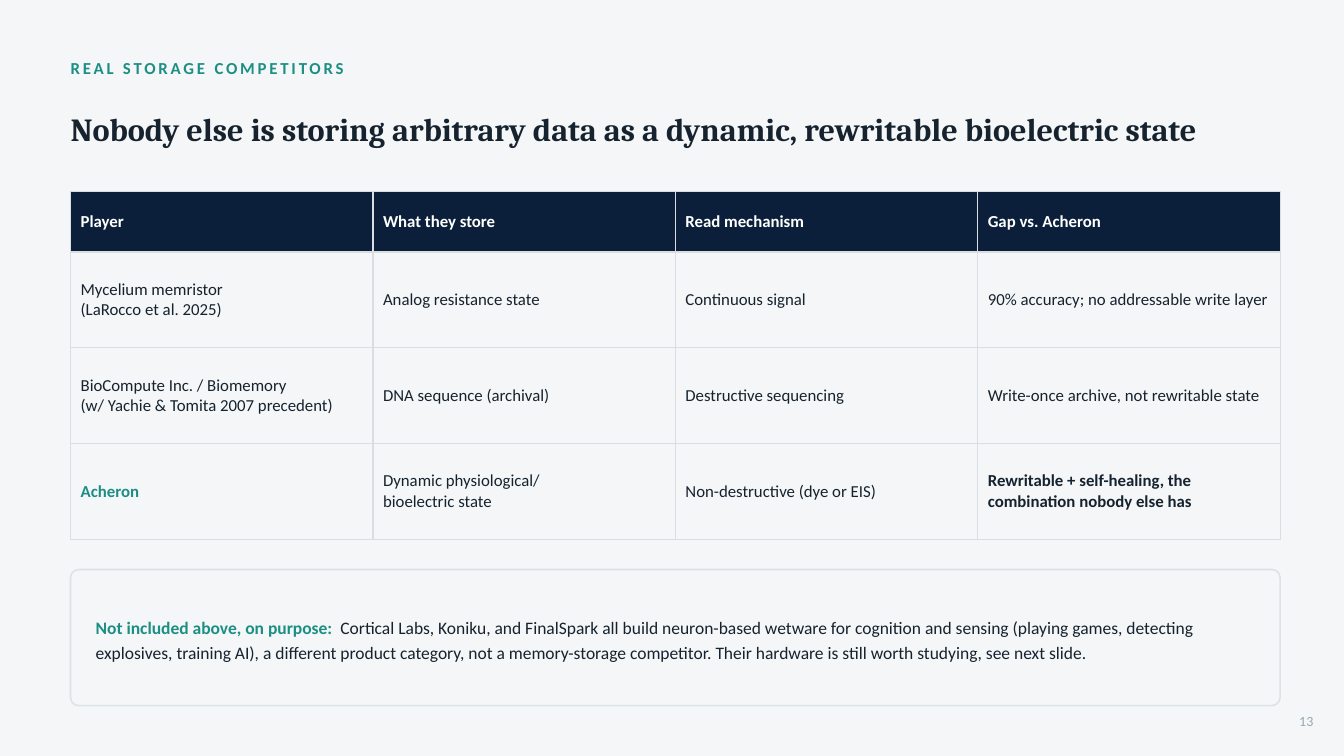
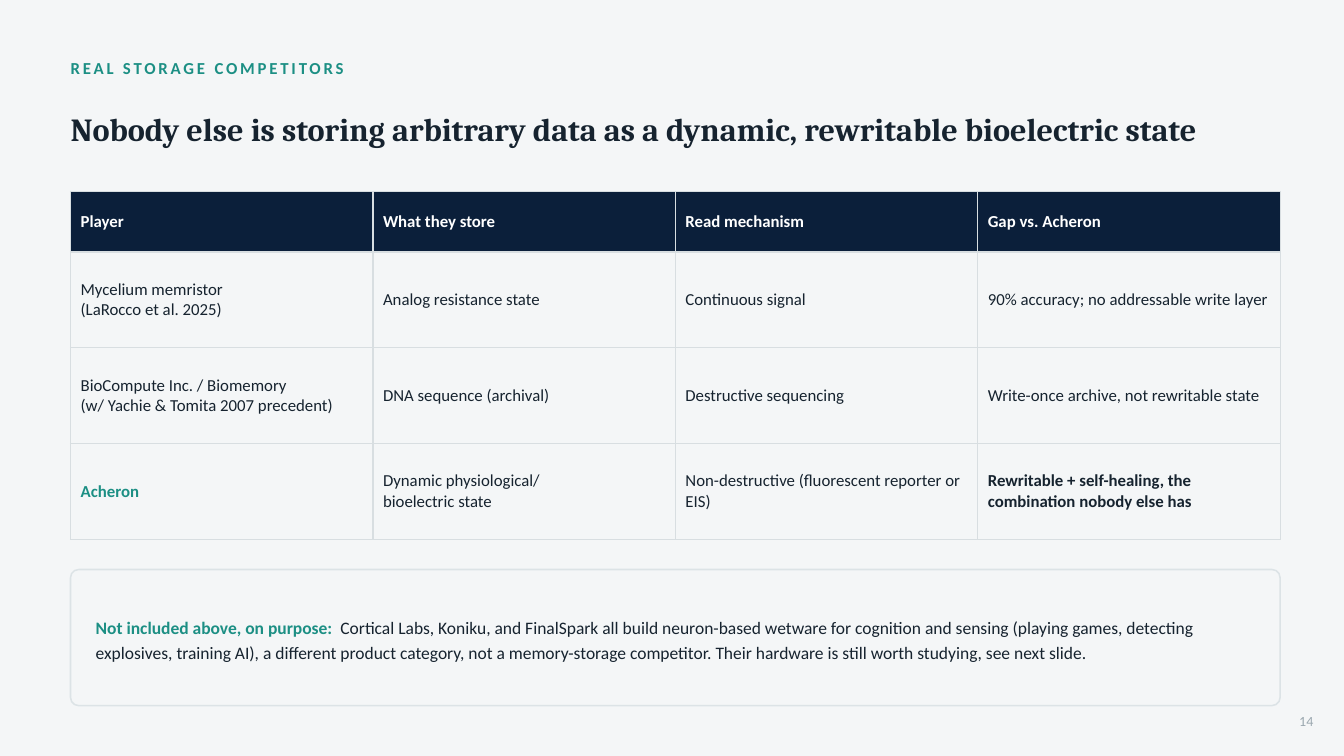
Before and after one commit to rewired89/Acheron, a slide deck: slide 14 of docs/pitch/Acheron_Pitch_Deck.pptx (slide 13 before the commit). Drawn at 1344x756 pixels with LibreOffice and Linux fonts; fonts in the diff are those of the drawing. Boxes give left, top, right and bottom in pixels: in the first picture for what was removed or moved away, otherwise in the second. Text is boxed around its words. In the diff, an @@ line names an element or a change of style, - is before the commit and + after.

```diff
--- a/docs/pitch/Acheron_Pitch_Deck.pptx
+++ b/docs/pitch/Acheron_Pitch_Deck.pptx
@@ table at (71, 192, 1280, 549) @@
-row 4, column 3: Non-destructive (dye or EIS)
+row 4, column 3: Non-destructive (fluorescent reporter or EIS)
@@ text at (1299, 717, 1313, 726): text changed @@
-13
+14
```
Also in this commit, not shown: 8 other slides changed, 3 slides added, 1 slide removed, 2 other files.
